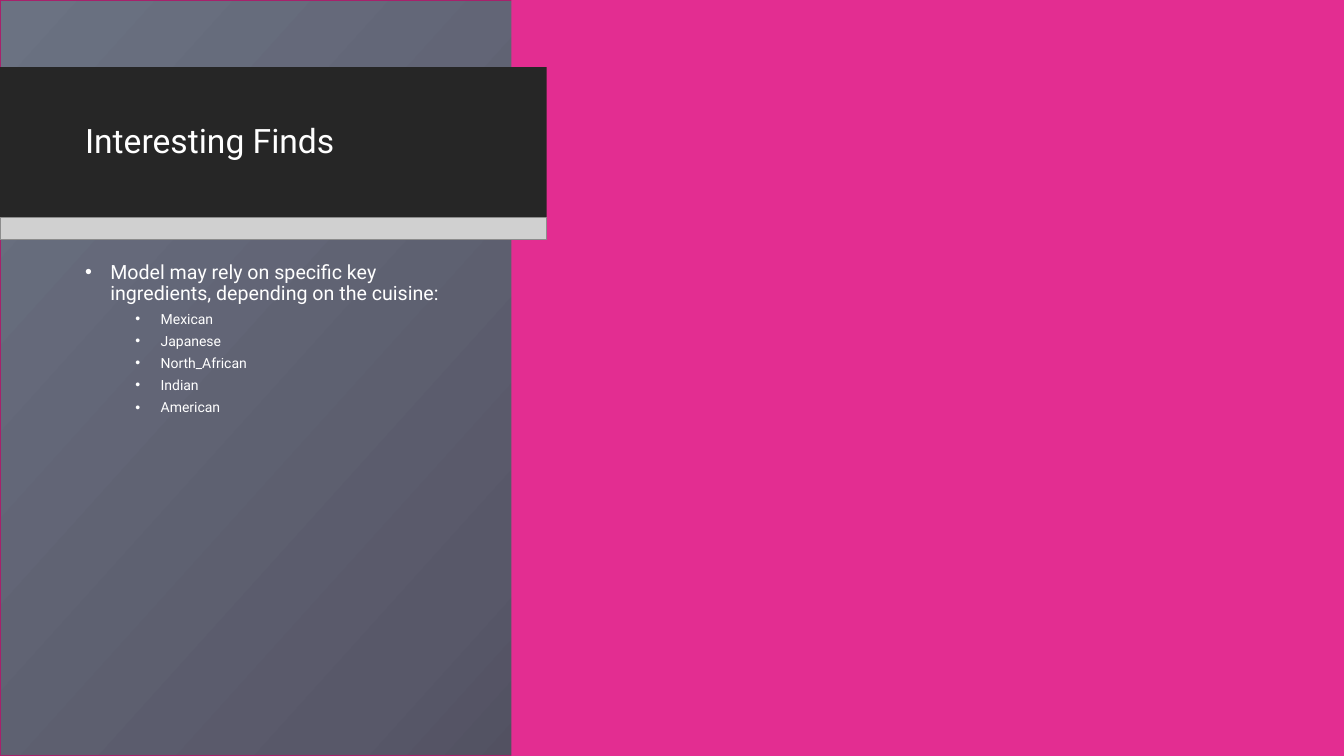
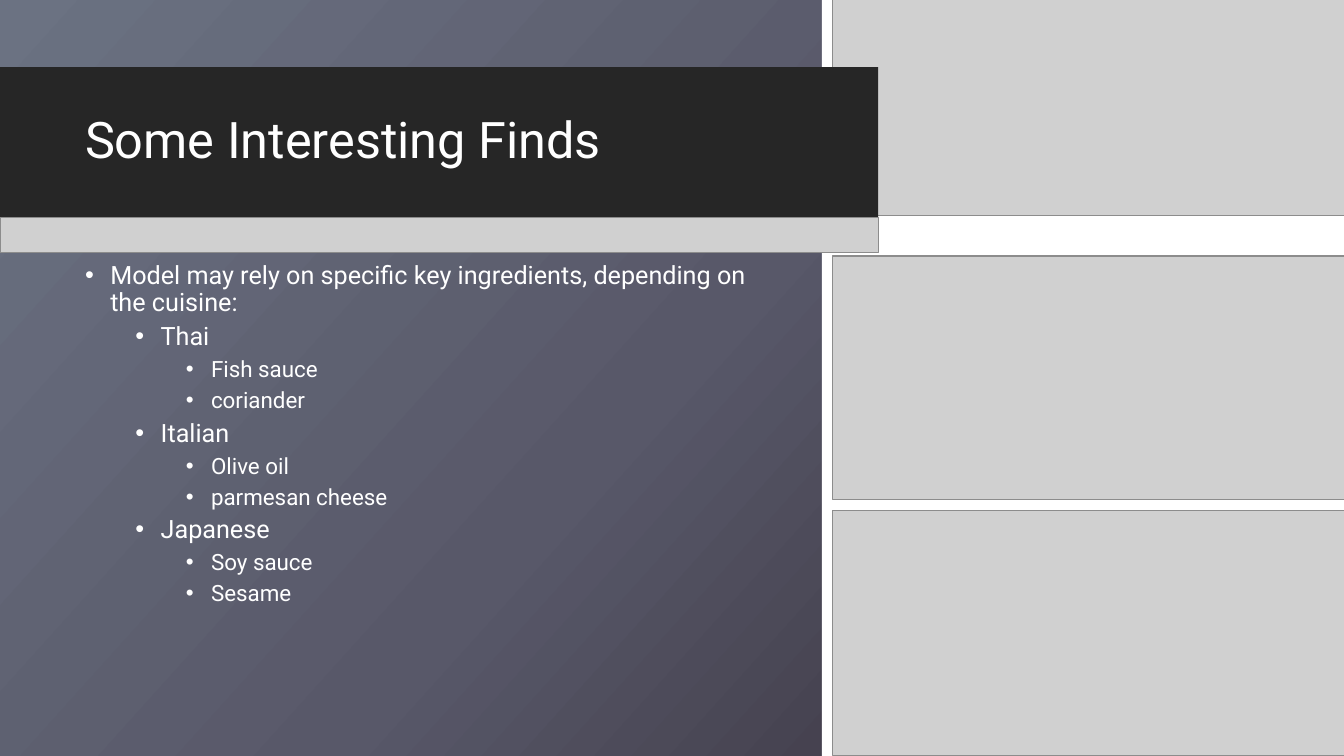
Before and after one commit to aamoeji04/Cuisine_Classification_Capstone, a slide deck: slide 9 of Cuisine_Classification.pptx (slide 8 before the commit). Drawn at 1344x756 pixels with LibreOffice and Linux fonts; fonts in the diff are those of the drawing; grey boxes stand for pictures; background and template pictures are left out. Boxes give left, top, right and bottom in pixels: in the first picture for what was removed or moved away, otherwise in the second. Text is boxed around its words. In the diff, an @@ line names an element or a change of style, - is before the commit and + after.

Commit message:
updating pp

```diff
--- a/Cuisine_Classification.pptx
+++ b/Cuisine_Classification.pptx
@@ rectangle at box(0, 0, 1344, 756): outline #A8216B 1 pt to none @@
@@ rectangle: place and size @@
-rectangle at box(511, 0, 1344, 756)
+rectangle at box(822, 0, 1344, 756)
@@ rectangle at box(822, 0, 1344, 756): fill #E32D91 to #FFFFFF @@
@@ picture added at box(833, 0, 1344, 216) @@
@@ rectangle: place and size @@
-rectangle at box(0, 68, 546, 219)
+rectangle at box(0, 68, 878, 219)
@@ title at box(85, 120, 600, 169): text changed; size 24 to 36 pt @@
-Interesting Finds
+Some Interesting Finds
@@ picture: place and size @@
-picture at box(0, 217, 546, 239)
+picture at box(0, 217, 878, 252)
@@ text at box(110, 265, 745, 543): size 14 to 18 pt in "Model may rely on specific key ingredients, ..."; size 10 to 18 pt in "Japanese" @@
@@ picture added at box(833, 256, 1344, 500) @@
@@ text at box(161, 326, 387, 510): text changed; size 10 to 16 pt @@
-  • Mexican
+  • Thai
+    • Fish sauce
+    • coriander
+  • Italian
+    • Olive oil
+    • parmesan cheese
@@ picture added at box(833, 511, 1344, 756) @@
@@ text at box(211, 554, 313, 601): text changed; size 10 to 16 pt @@
-  • North_African
-  • Indian
-  • American
+    • Soy sauce
+    • Sesame
```
Also in this commit, not shown: 9 other slides changed, 5 slides added, 2 slides removed.
